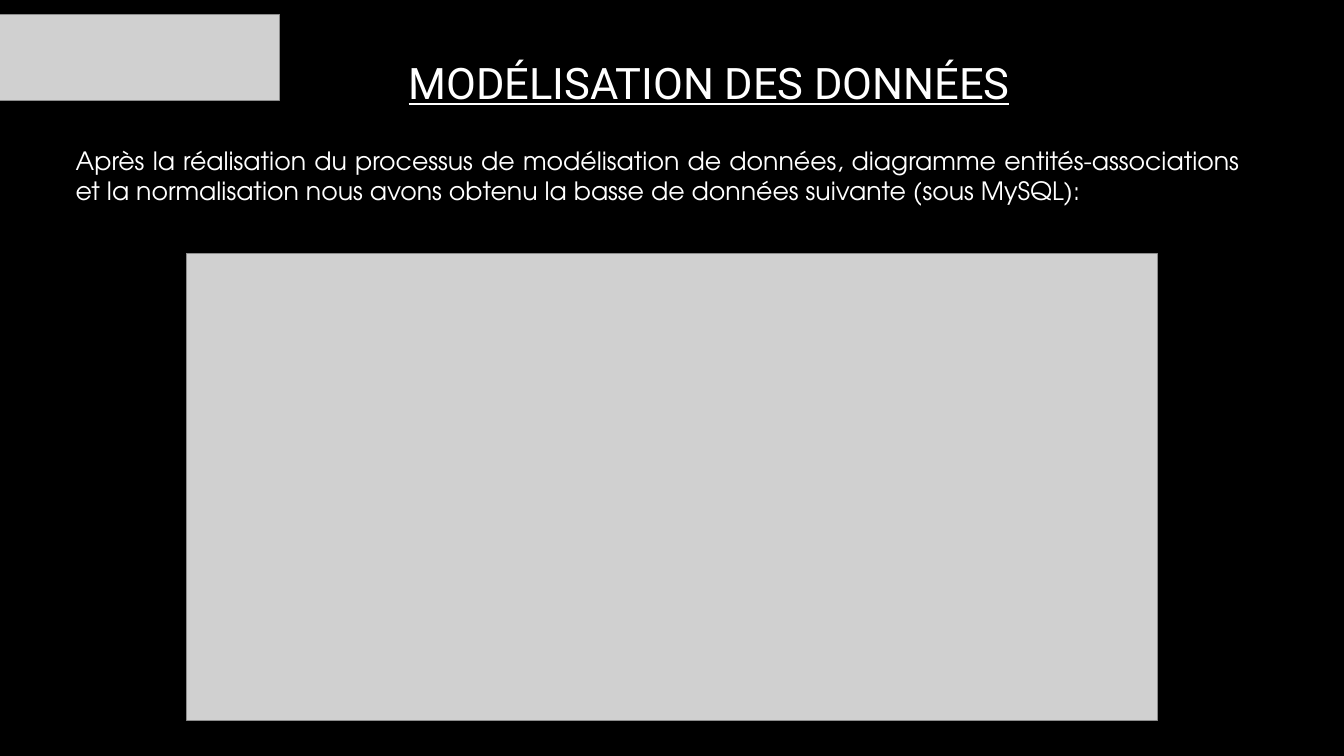
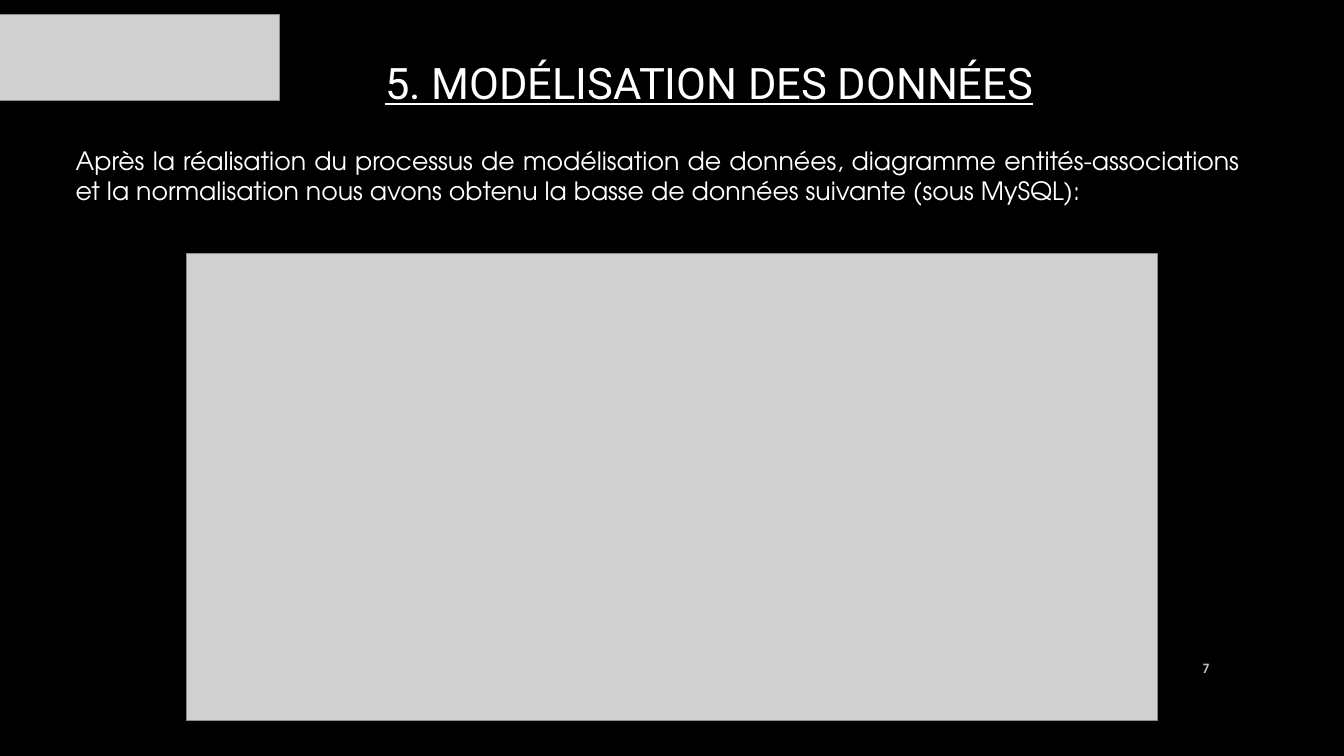
Before and after one commit to sodoto/projetFinal, a slide deck: slide 7 of presentation/CommunAction.pptx (slide 5 before the commit). Drawn at 1344x756 pixels with LibreOffice and Linux fonts; fonts in the diff are those of the drawing; grey boxes stand for pictures; background and template pictures are left out. Boxes give left, top, right and bottom in pixels: in the first picture for what was removed or moved away, otherwise in the second. Text is boxed around its words. In the diff, an @@ line names an element or a change of style, - is before the commit and + after.

```diff
--- a/presentation/CommunAction.pptx
+++ b/presentation/CommunAction.pptx
@@ title at [385,59,1033,105]: text changed @@
-MODÉLISATION DES DONNÉES
+5. MODÉLISATION DES DONNÉES
@@ page number added at [1203,663,1210,673], 9 pt, text #BFBFBF, bold @@
+7
```
Also in this commit, not shown: 11 other slides changed, 2 slides added.
